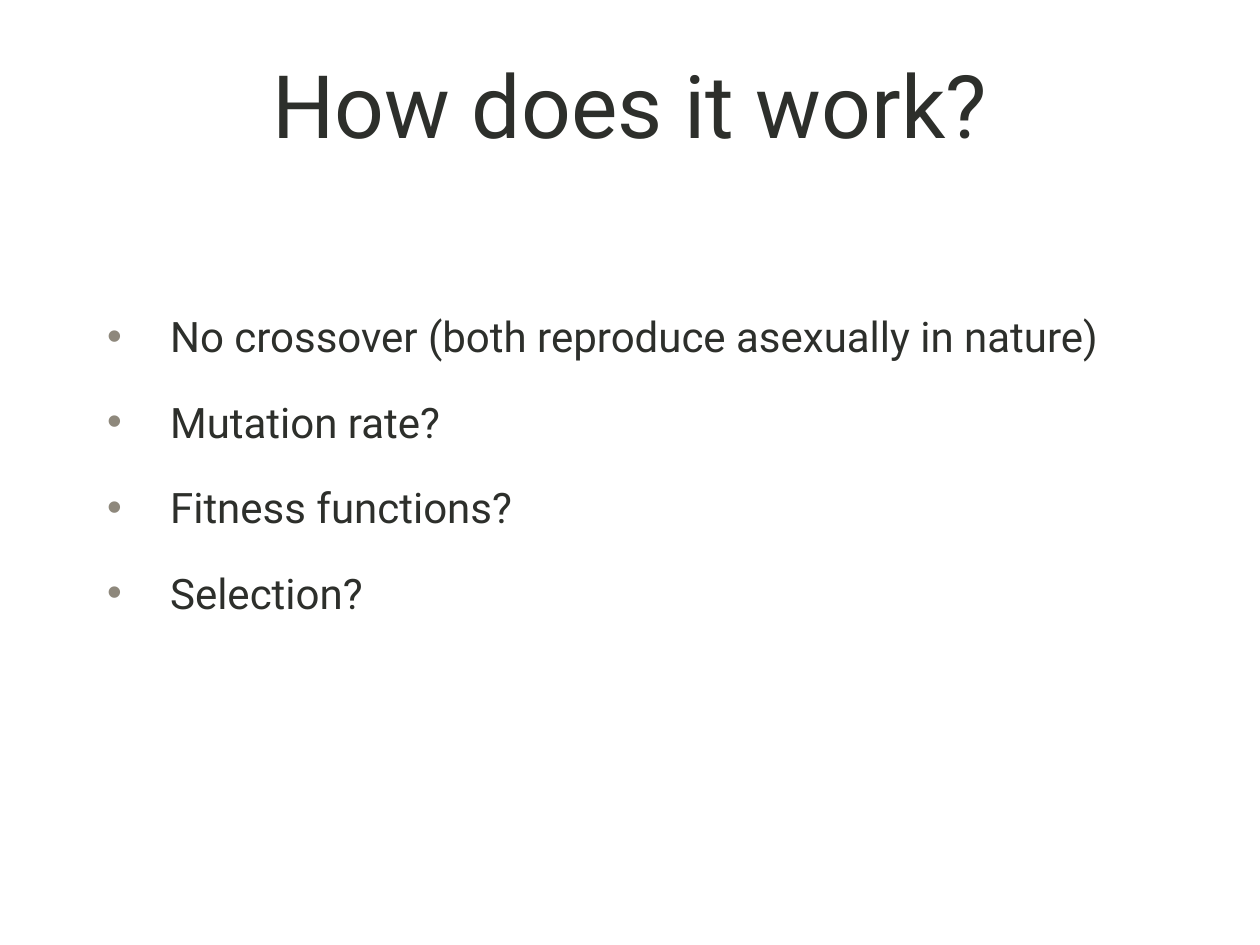
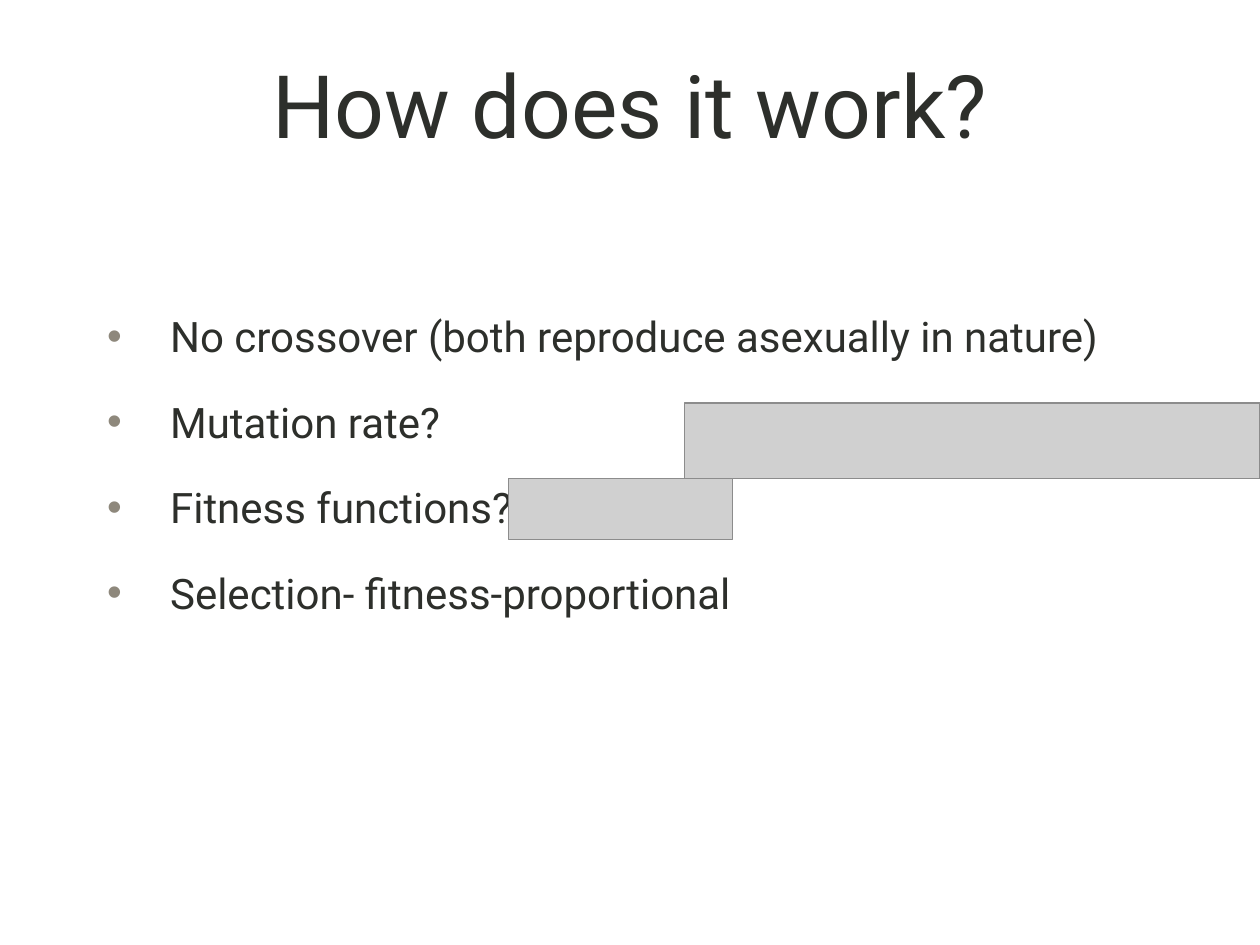
Before and after one commit to shankl/EvoComp_FinalProject, a slide deck: slide 11 of presentation.pptx. Drawn at 1260x945 pixels with LibreOffice and Linux fonts; fonts in the diff are those of the drawing; grey boxes stand for pictures; background and template pictures are left out. Boxes give left, top, right and bottom in pixels: in the first picture for what was removed or moved away, otherwise in the second. Text is boxed around its words. In the diff, an @@ line names an element or a change of style, - is before the commit and + after.

```diff
--- a/presentation.pptx
+++ b/presentation.pptx
@@ picture added at [684,403,1260,479] @@
@@ picture added at [509,479,733,541] @@
@@ text at [170,577,731,618]: text changed @@
-• Selection?
+• Selection- fitness-proportional
```
Also in this commit, not shown: 1 other slide changed, 2 other files.
